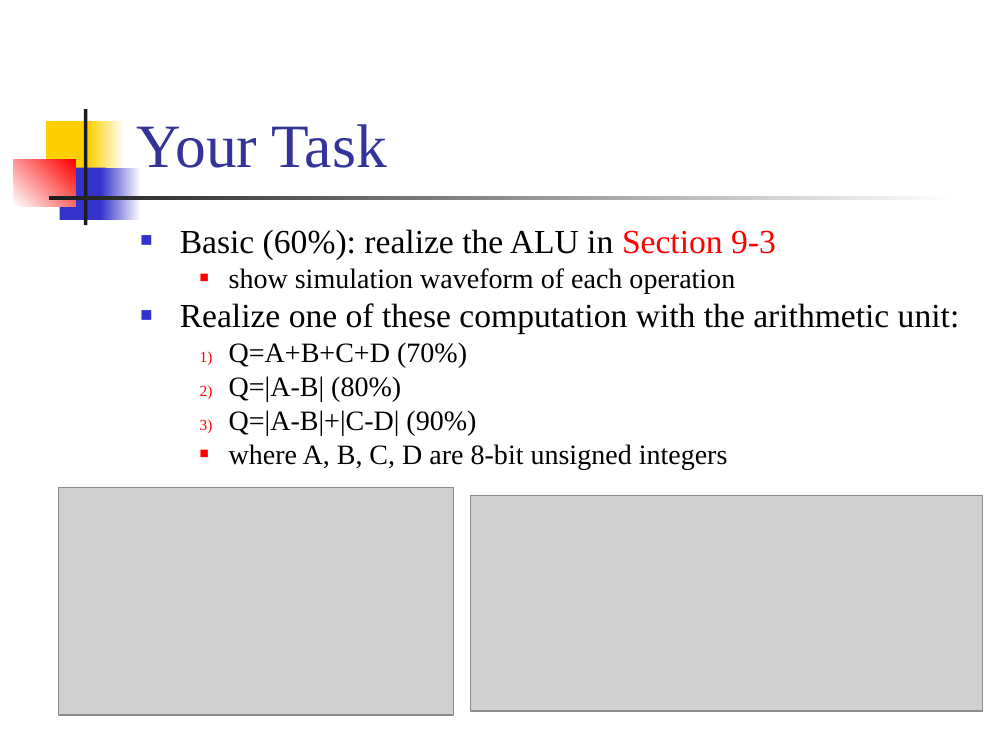
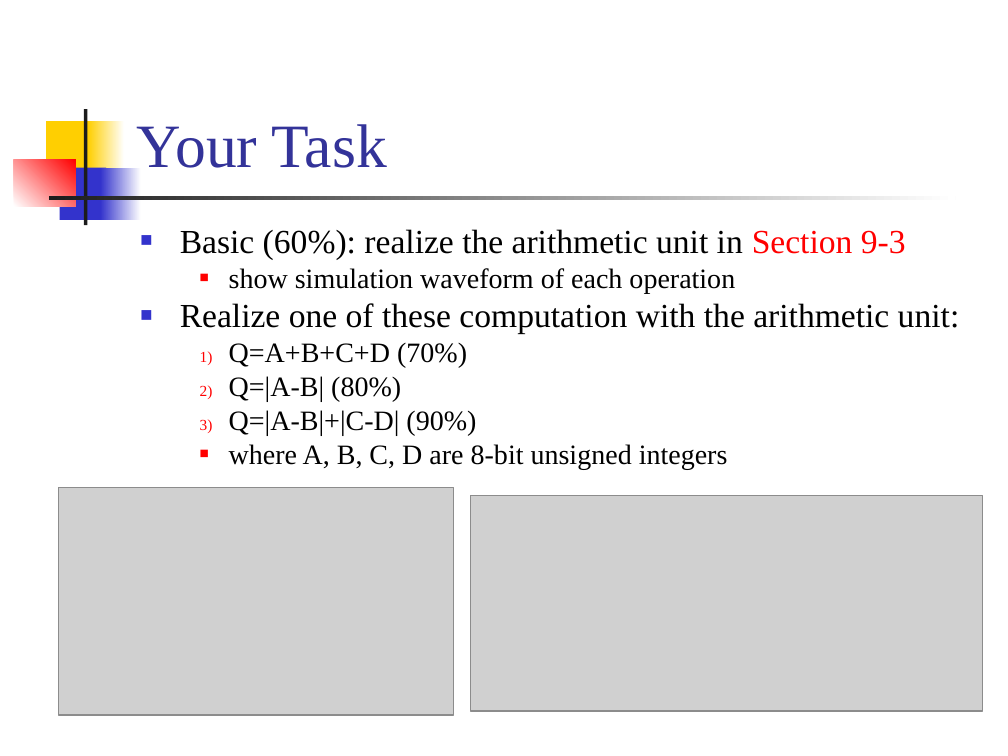
Before and after one commit to CGUSystemCourses/ComputerOrg-2015, a slide deck: slide 2 of Lectures/lec08-alu/lab08a-arithmetic_unit.ppt. Drawn at 1008x756 pixels with LibreOffice and Linux fonts; fonts in the diff are those of the drawing; grey boxes stand for pictures. Boxes give left, top, right and bottom in pixels: in the first picture for what was removed or moved away, otherwise in the second. Text is boxed around its words. In the diff, an @@ line names an element or a change of style, - is before the commit and + after.

Commit message:
fix bug on Lab08

```diff
--- a/Lectures/lec08-alu/lab08a-arithmetic_unit.ppt
+++ b/Lectures/lec08-alu/lab08a-arithmetic_unit.ppt
@@ text at (x1=180, y1=229, x2=906, y2=259): text changed @@
-■ Basic (60%): realize the ALU in Section 9-3
+■ Basic (60%): realize the arithmetic unit in Section 9-3
```
Also in this commit, not shown: 1 other slide changed.
